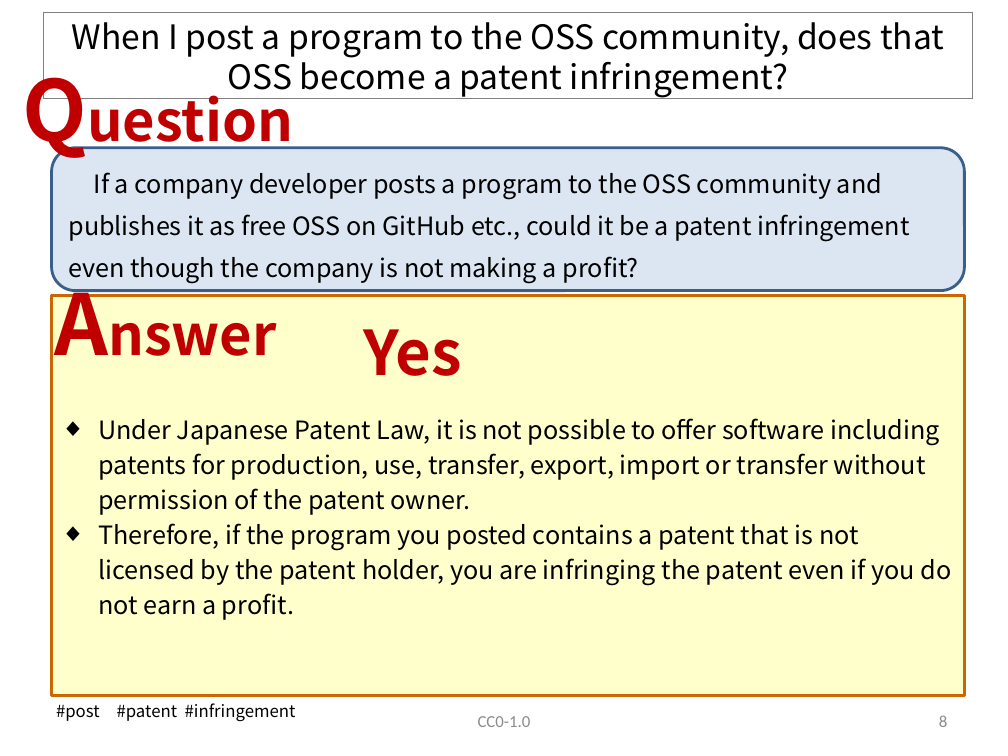
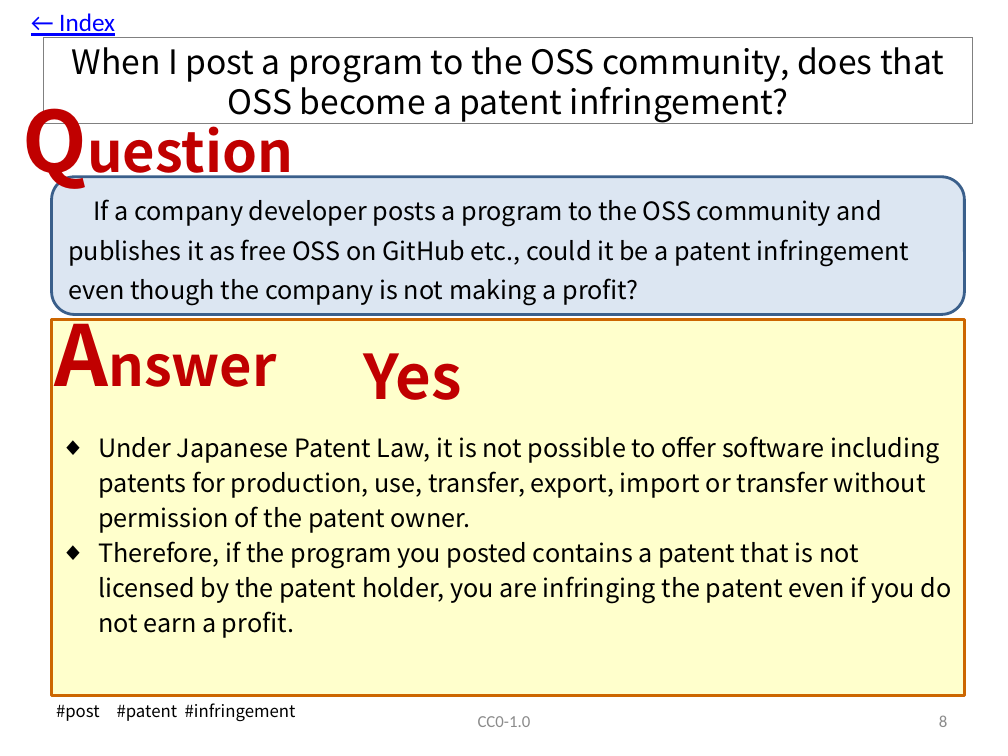
Before and after one commit to OpenChain-Project/OpenChain-JWG, a slide deck: slide 9 of Education_Material/FAQ/Misunderstandings_of_OSS_licenses_CC0.pptx. Drawn at 1008x756 pixels with LibreOffice and Linux fonts; fonts in the diff are those of the drawing. Boxes give left, top, right and bottom in pixels: in the first picture for what was removed or moved away, otherwise in the second. Text is boxed around its words. In the diff, an @@ line names an element or a change of style, - is before the commit and + after.

Commit message:
Update to V7.1. Added a link to the index.

```diff
--- a/Education_Material/FAQ/Misunderstandings_of_OSS_licenses_CC0.pptx
+++ b/Education_Material/FAQ/Misunderstandings_of_OSS_licenses_CC0.pptx
@@ text added at box(59, 13, 115, 38), 18 pt, text #0000FF, underline @@
+← Index
@@ title "When I post a program ...": place and size @@
-title "When I post a program ..." at box(43, 13, 972, 99)
+title "When I post a program ..." at box(43, 38, 972, 124)
@@ text "Question": place and size @@
-text "Question" at box(12, 52, 322, 164)
+text "Question" at box(12, 84, 322, 196)
@@ rounded rectangle "If a company developer posts ...": place and size @@
-rounded rectangle "If a company developer posts ..." at box(51, 148, 965, 291)
+rounded rectangle "If a company developer posts ..." at box(51, 176, 965, 314)
@@ rounded rectangle "If a company developer posts ..." at box(51, 176, 965, 314): line spacing 30pt to 28pt @@
@@ text "Answer": place and size @@
-text "Answer" at box(44, 267, 309, 379)
+text "Answer" at box(44, 297, 309, 409)
@@ rectangle: place and size @@
-rectangle at box(51, 296, 965, 696)
+rectangle at box(51, 320, 965, 696)
@@ text "Yes": place and size @@
-text "Yes" at box(363, 329, 461, 376)
+text "Yes" at box(363, 353, 461, 400)
@@ text "Under Japanese Patent Law, it ...": place and size @@
-text "Under Japanese Patent Law, it ..." at box(98, 418, 952, 620)
+text "Under Japanese Patent Law, it ..." at box(98, 436, 952, 638)
```
Also in this commit, not shown: 55 other slides changed.
